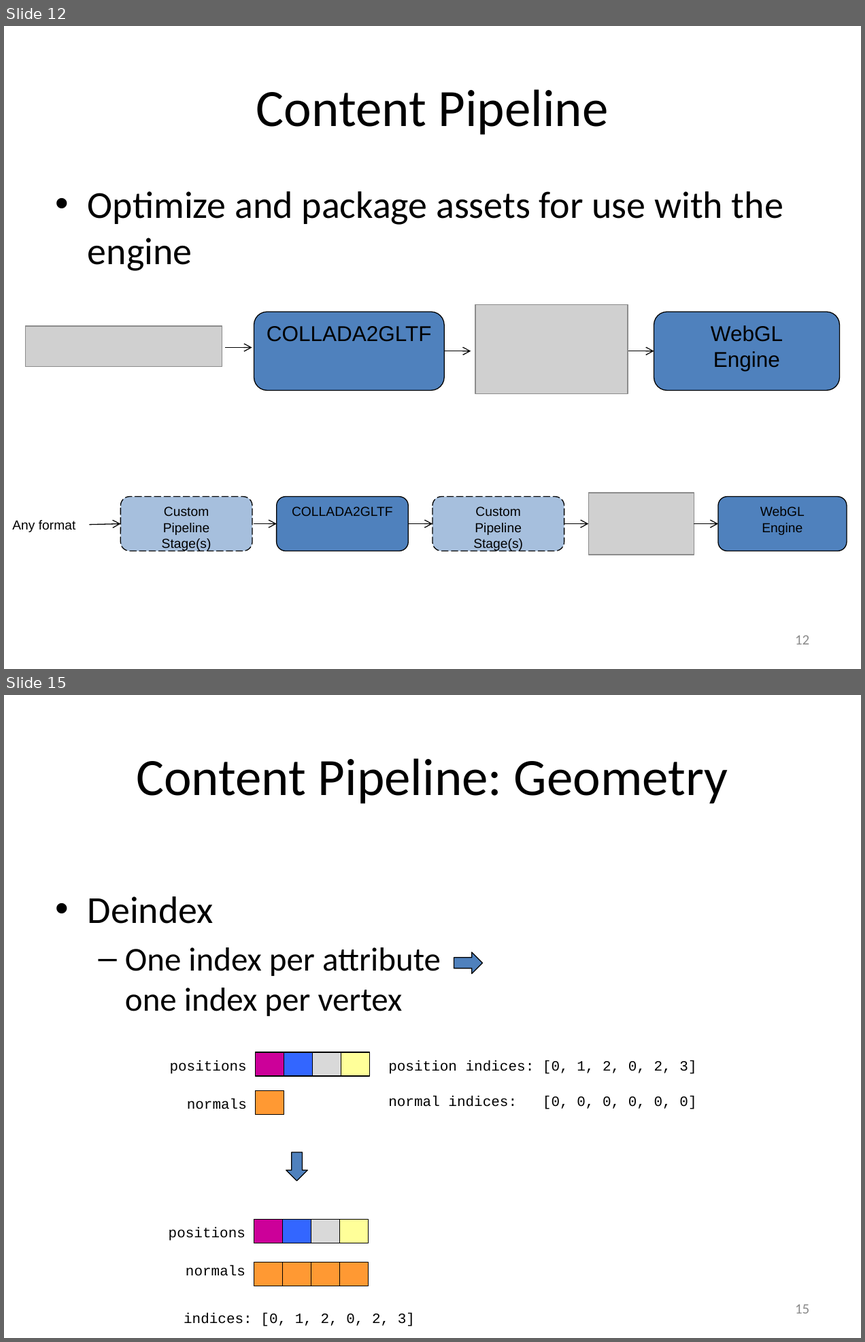
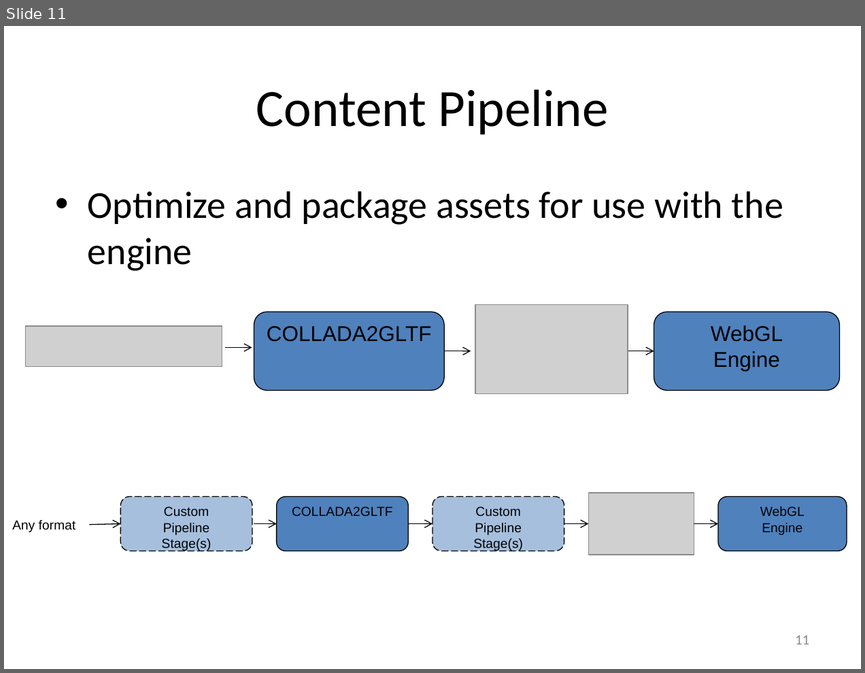
Before and after one commit to pjcozzi/Articles, a slide deck: WebGLContentPipeline/WebGLContentPipelineWithglTF.pptx. Shown one above the other, each under a label of ours: slides 12 and 15 before the commit, slide 11 after it; the slides between them are not shown. The pictures are 865x1342 and 865x673 pixels, drawn with LibreOffice and Linux fonts; fonts in the diff are those of the drawing; grey boxes stand for pictures. Boxes give left, top, right and bottom in pixels: in the first picture for what was removed or moved away, otherwise in the second. Text is boxed around its words. In the diff, an @@ line names an element or a change of style, - is before the commit and + after.

```diff
--- a/WebGLContentPipeline/WebGLContentPipelineWithglTF.pptx
+++ b/WebGLContentPipeline/WebGLContentPipelineWithglTF.pptx
@@ slide 15 removed at [4,695,861,1338], background #FFFFFF @@
@@ title removed at [136,758,728,804] @@
-Content Pipeline: Geometry
@@ text removed at [88,896,441,1016] @@
-• Deindex
-  – One index per attribute one index per vertex
@@ right arrow removed at [454,952,482,974] @@
@@ text removed at [170,1060,247,1074] @@
-positions
@@ rectangle removed at [255,1052,283,1076] @@
@@ rectangle removed at [283,1052,311,1076] @@
@@ rectangle removed at [313,1052,341,1076] @@
@@ rectangle removed at [341,1052,369,1076] @@
@@ text removed at [388,1060,696,1074] @@
-position indices: [0, 1, 2, 0, 2, 3]
@@ text removed at [187,1098,247,1109] @@
-normals
@@ rectangle removed at [255,1090,283,1114] @@
@@ text removed at [388,1096,696,1109] @@
-normal indices: [0, 0, 0, 0, 0, 0]
@@ right arrow removed at [286,1153,307,1181] @@
@@ rectangle removed at [254,1219,283,1242] @@
@@ rectangle removed at [283,1219,311,1242] @@
@@ rectangle removed at [311,1219,339,1242] @@
@@ rectangle removed at [340,1219,368,1242] @@
@@ text removed at [169,1227,245,1240] @@
-positions
@@ text removed at [186,1265,245,1276] @@
-normals
@@ group removed at [254,1261,368,1285]: 4 rectangles @@
@@ page number removed at [795,1304,809,1313] @@
-15
@@ text removed at [184,1312,415,1326] @@
-indices: [0, 1, 2, 0, 2, 3]
@@ what was slide 12 is now slide 11 @@
@@ page number at [795,635,809,644]: text changed @@
-12
+11
```
Also in this commit, not shown: 8 slides changed, 1 slide added, 10 other slides removed.
